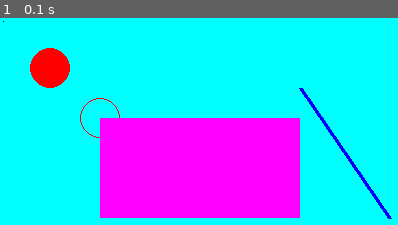
Above: before the commit, frame 1.
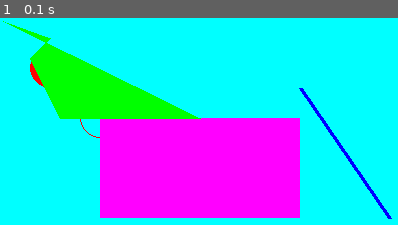
Above: after the commit, the same moment.

Repository: robsonsilv4/pygame
Game: pygame game, started from jogo.py
Same seed, same stepped clock (60 frames per second), same inputs: the game is played once before the commit and once after it.
Inputs:
- Up to frame 1 (0.1 s): no input

The runs differ from the first frame. In frame 1, 7.6% of the frame differs, in the area x 0-51%, y 1-49%.

Commit message:
Para desenhar um polígono qualquer

Diff:
--- a/jogo.py
+++ b/jogo.py
@@ -28,6 +28,8 @@
 
 pygame.draw.rect(tela, roxo, (100, 100, 200, 100))
 
+pygame.draw.polygon(tela, verde, ((50, 20),(30, 40),(60, 100), (200, 100), (3, 3)))
+
 while True:
     for evento in pygame.event.get():
         print(evento)
